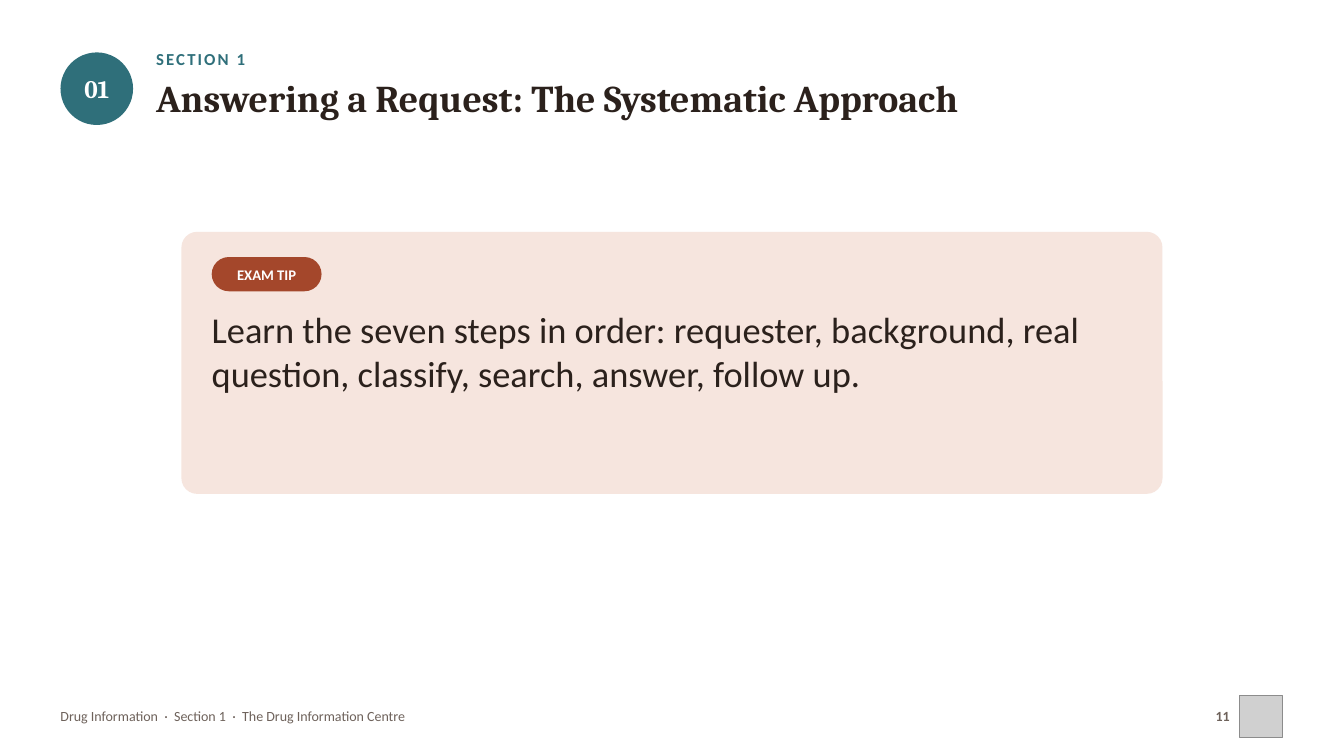
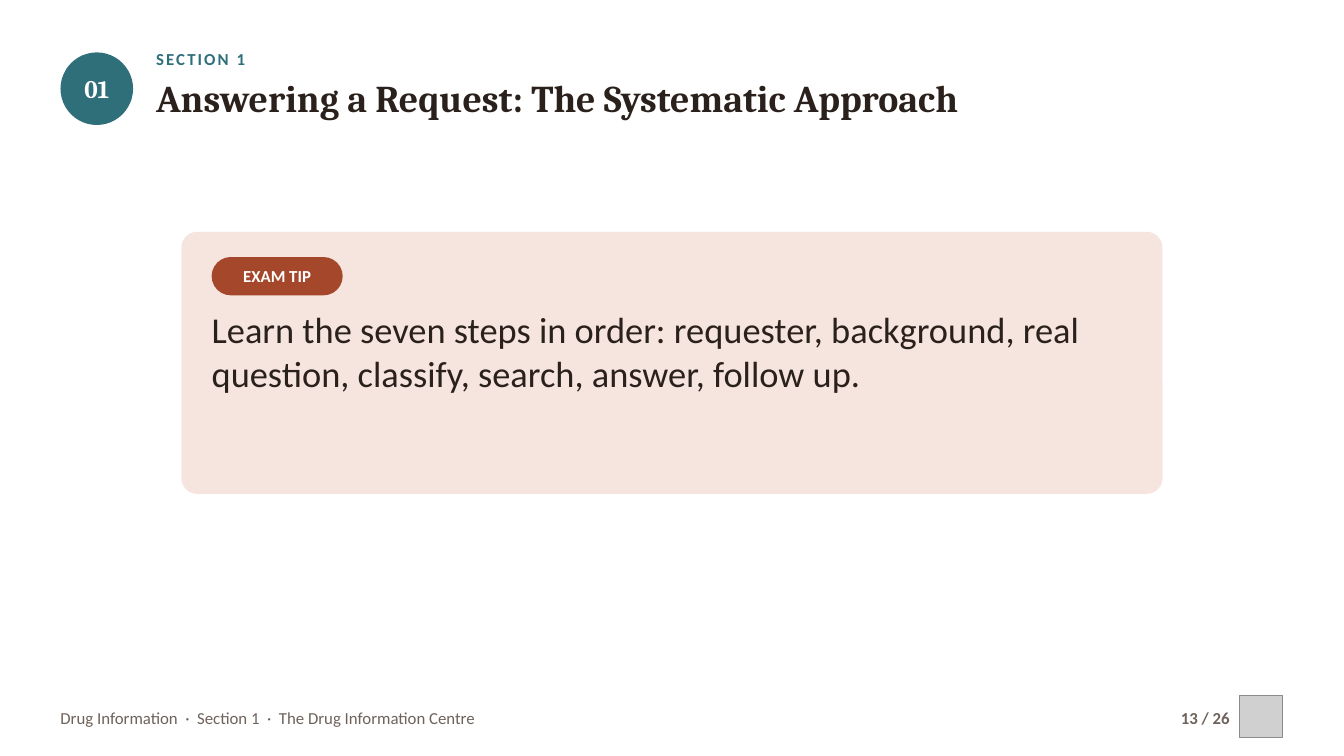
Before and after one commit to drrefaat18-ops/yasser, a slide deck: slide 13 of projects/drug-information-practical/slides/ch01-drug-information-centre.pptx (slide 11 before the commit). Drawn at 1344x756 pixels with LibreOffice and Linux fonts; fonts in the diff are those of the drawing; grey boxes stand for pictures. Boxes give left, top, right and bottom in pixels: in the first picture for what was removed or moved away, otherwise in the second. Text is boxed around its words. In the diff, an @@ line names an element or a change of style, - is before the commit and + after.

```diff
--- a/projects/drug-information-practical/slides/ch01-drug-information-centre.pptx
+++ b/projects/drug-information-practical/slides/ch01-drug-information-centre.pptx
@@ rounded rectangle "EXAM TIP": place and size @@
-rounded rectangle "EXAM TIP" at [212, 257, 322, 291]
+rounded rectangle "EXAM TIP" at [212, 257, 343, 295]
@@ rounded rectangle "EXAM TIP" at [212, 257, 343, 295]: size 10.5 to 12 pt @@
@@ text "Drug Information · Section 1 ..." at [60, 712, 475, 727]: size 10 to 12 pt @@
@@ text at [1181, 712, 1230, 724]: text changed; size 10 to 12 pt @@
-11
+13 / 26
```
Also in this commit, not shown: 21 other slides changed, 2 slides added, 14 other files.
